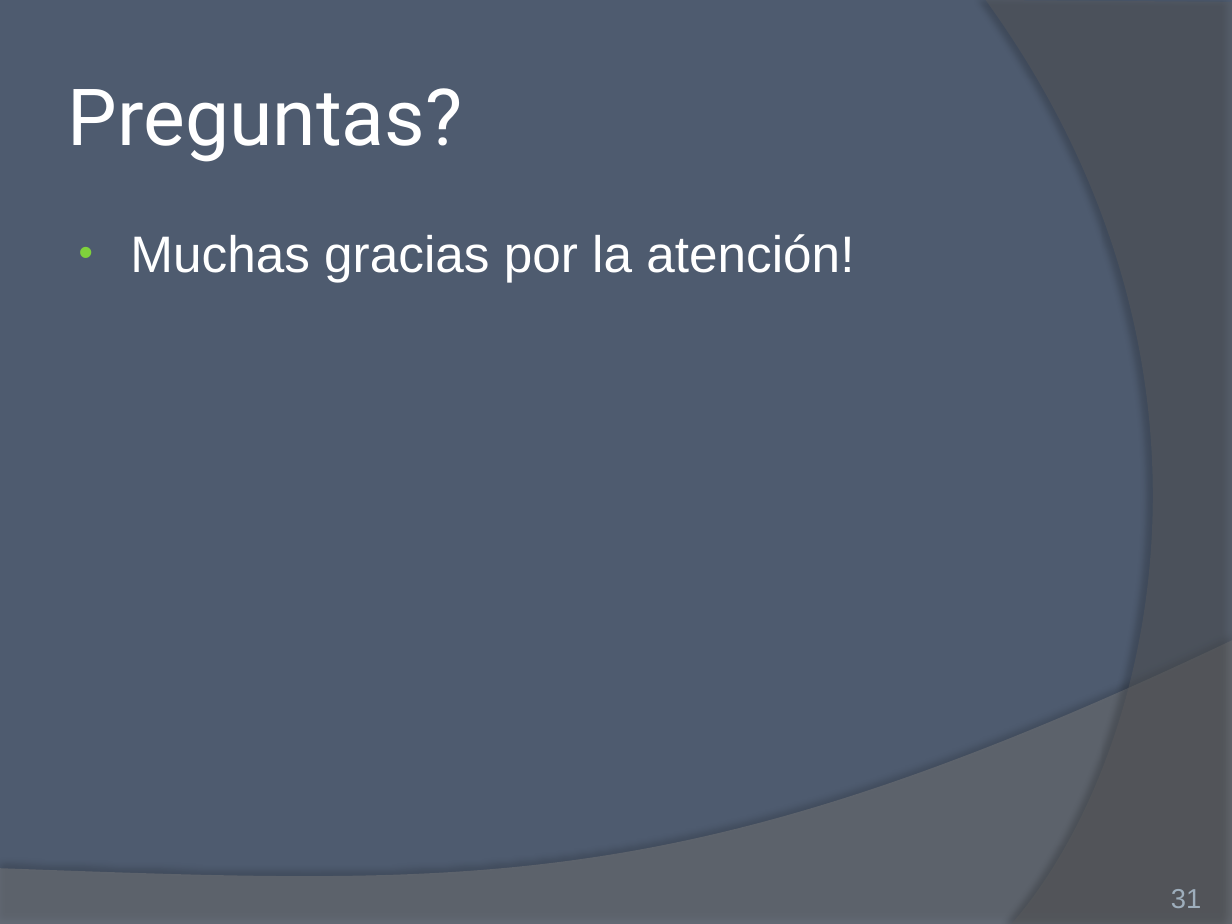
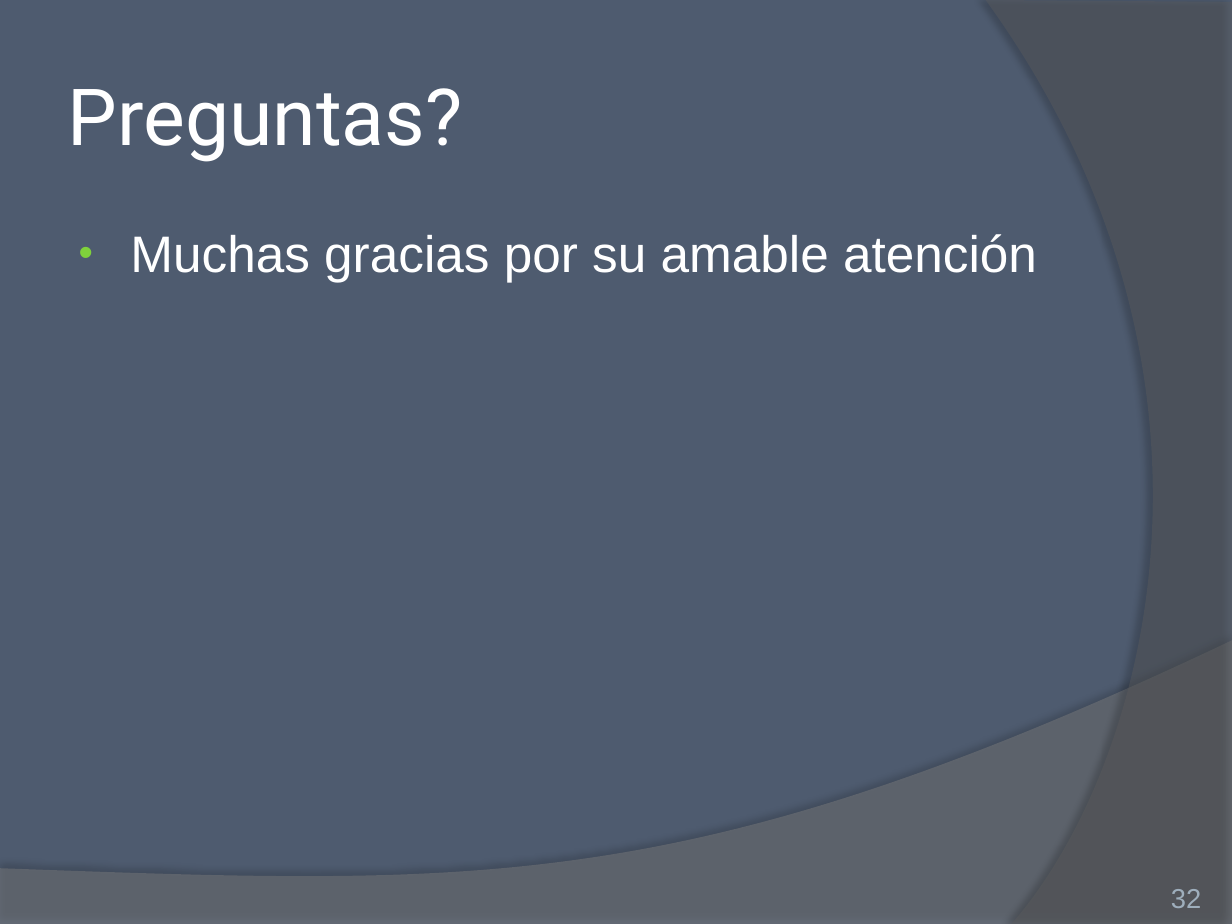
Before and after one commit to ivalop81/Metamodelo-Cybse2016, a slide deck: slide 32 of Presentacion final .pptx (slide 31 before the commit). Drawn at 1232x924 pixels with LibreOffice and Linux fonts; fonts in the diff are those of the drawing. Boxes give left, top, right and bottom in pixels: in the first picture for what was removed or moved away, otherwise in the second. Text is boxed around its words. In the diff, an @@ line names an element or a change of style, - is before the commit and + after.

```diff
--- a/Presentacion final .pptx
+++ b/Presentacion final .pptx
@@ text at box(130, 234, 1037, 283): text changed @@
-• Muchas gracias por la atención!
+• Muchas gracias por su amable atención
@@ page number at box(1171, 889, 1201, 908): text changed @@
-31
+32
```
Also in this commit, not shown: 6 other slides changed, 2 slides added, 1 slide removed, 2 other files.
